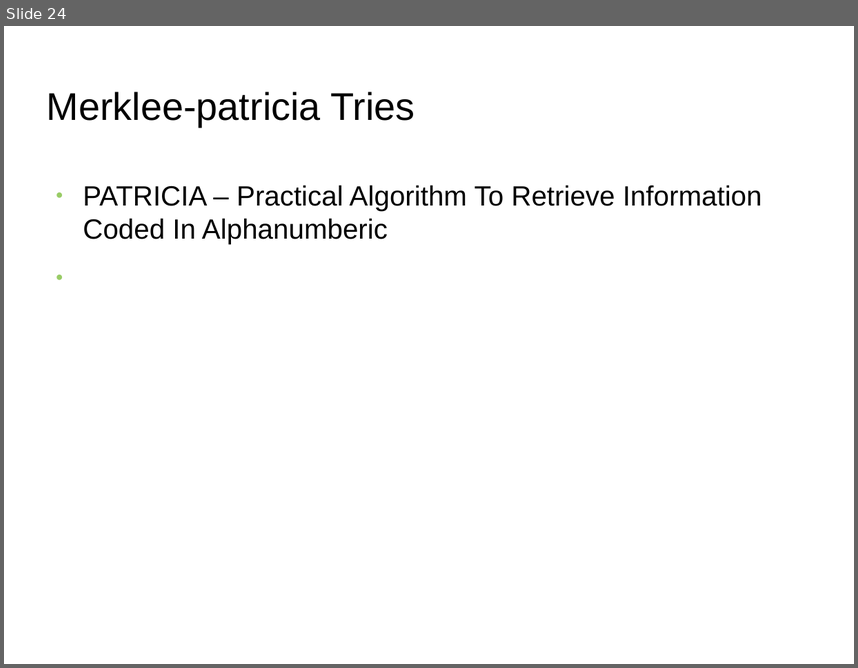
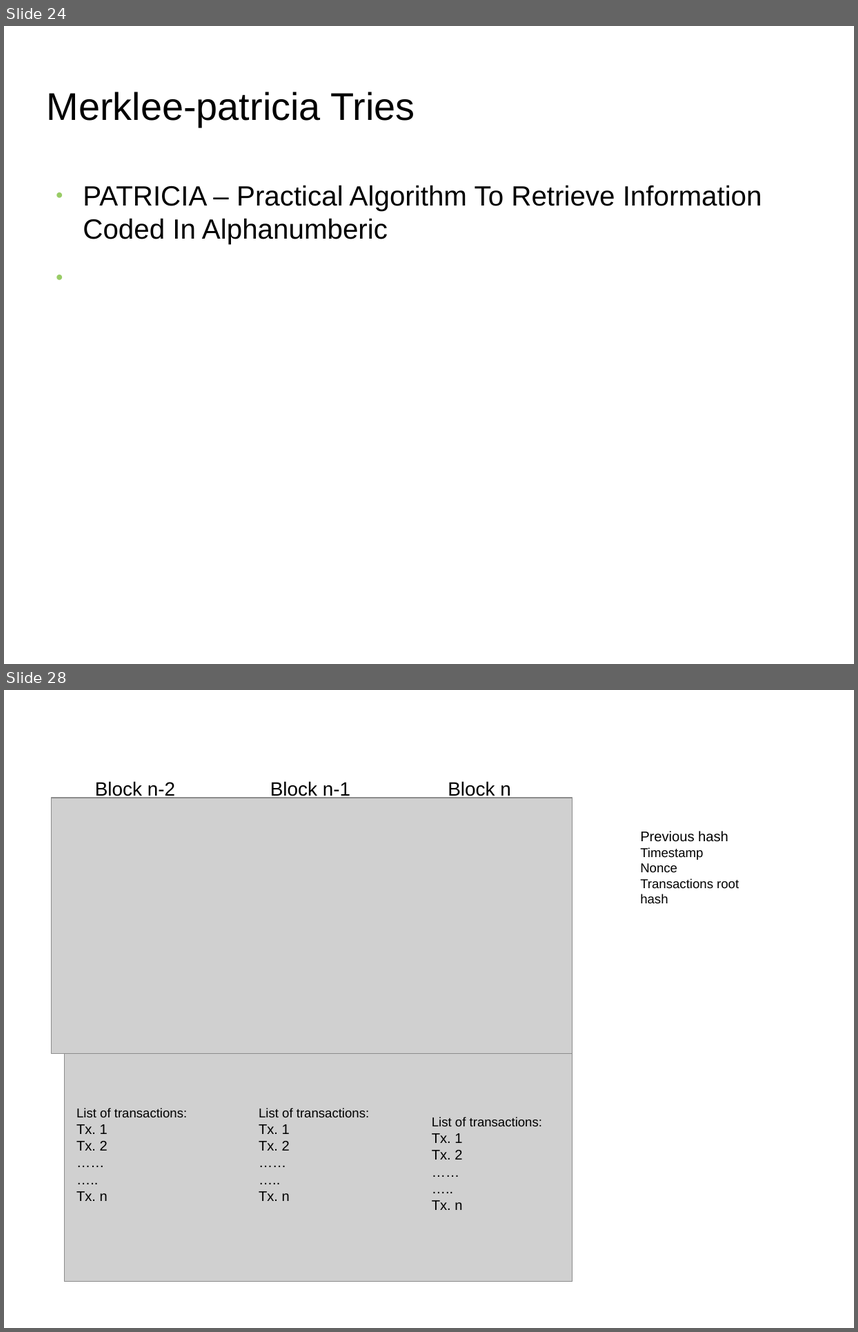
Before and after one commit to s2-t2/blockchain_reputation_system, a slide deck: documents/Presentation/Presentation.odp. Shown one above the other, each under a label of ours: slide 24 before the commit, slides 24 and 28 after it; the slides between them are not shown. The pictures are 858x668 and 858x1332 pixels, drawn with LibreOffice and Linux fonts; fonts in the diff are those of the drawing; grey boxes stand for pictures; background and template pictures are left out. Boxes give left, top, right and bottom in pixels: in the first picture for what was removed or moved away, otherwise in the second. Text is boxed around its words. In the diff, an @@ line names an element or a change of style, - is before the commit and + after.

```diff
--- a/documents/Presentation/Presentation.odp
+++ b/documents/Presentation/Presentation.odp
@@ slide 28 added at (4,690,854,1328), background #FFFFFF @@
@@ text added at (95,781,175,799), 18 pt, text #000000 @@
+Block n-2
@@ text added at (270,781,350,799), 18 pt, text #000000 @@
+Block n-1
@@ text added at (448,781,511,799), 18 pt, text #000000 @@
+Block n
@@ picture added at (51,798,573,1054) @@
@@ text added at (640,831,739,904), 12 pt, text #000000 @@
+Previous hash
+Timestamp
+Nonce
+Transactions root hash
@@ picture added at (64,1054,573,1281) @@
@@ text added at (76,1107,187,1201), 12 pt, text #000000 @@
+List of transactions:
+Tx. 1
+Tx. 2
+……
+…..
+Tx. n
@@ text added at (259,1107,369,1201), 12 pt, text #000000 @@
+List of transactions:
+Tx. 1
+Tx. 2
+……
+…..
+Tx. n
@@ text added at (432,1116,542,1210), 12 pt, text #000000 @@
+List of transactions:
+Tx. 1
+Tx. 2
+……
+…..
+Tx. n
```
Also in this commit, not shown: 4 slides changed, 3 other slides added, 21 other files.
